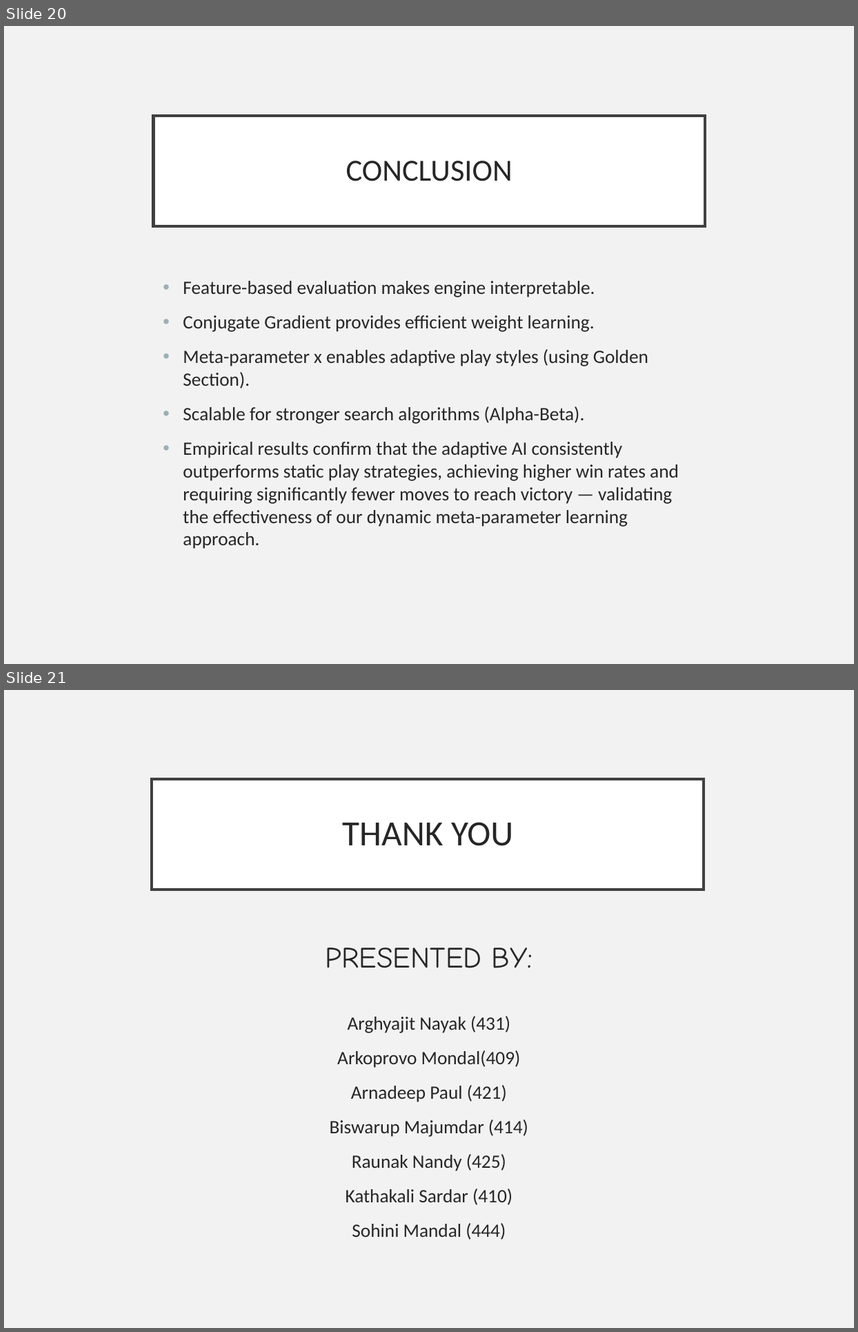
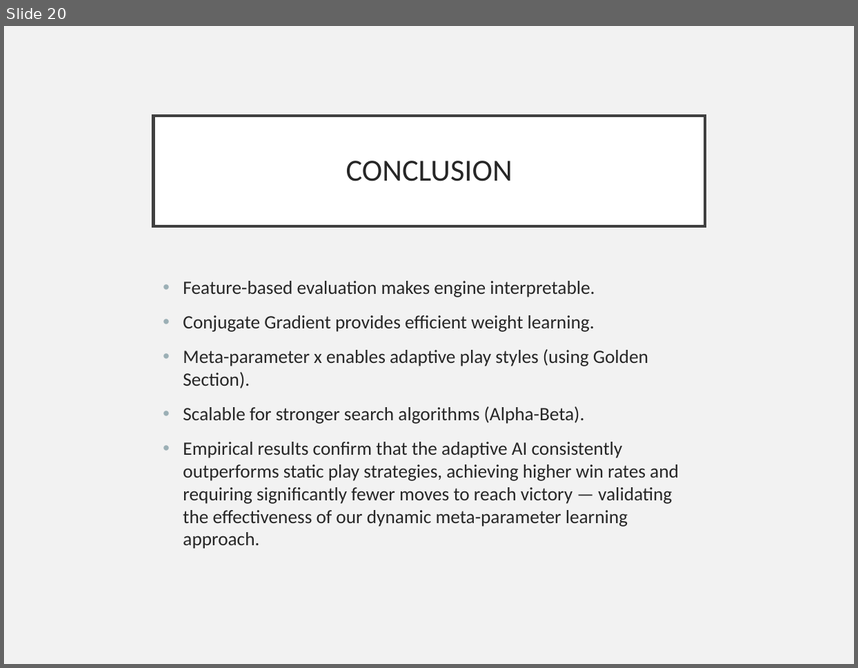
Before and after one commit to Rup21/Chess_AI_with_basic_optimizer, a slide deck: presentation.pptx. Shown one above the other, each under a label of ours: slides 20 and 21 before the commit, slide 20 after it. The pictures are 858x1332 and 858x668 pixels, drawn with LibreOffice and Linux fonts; fonts in the diff are those of the drawing. Boxes give left, top, right and bottom in pixels: in the first picture for what was removed or moved away, otherwise in the second. Text is boxed around its words. In the diff, an @@ line names an element or a change of style, - is before the commit and + after.

```diff
--- a/presentation.pptx
+++ b/presentation.pptx
@@ slide 21 removed at (4, 690, 854, 1328), background #F2F2F2 @@
@@ title removed at (152, 779, 704, 890) @@
-THANK YOU
@@ text removed at (325, 947, 533, 968) @@
-PRESENTED BY:
@@ text removed at (330, 1016, 528, 1239) @@
-Arghyajit Nayak (431)
-Arkoprovo Mondal(409)
-Arnadeep Paul (421)
-Biswarup Majumdar (414)
-Raunak Nandy (425)
-Kathakali Sardar (410)
-Sohini Mandal (444)
```
